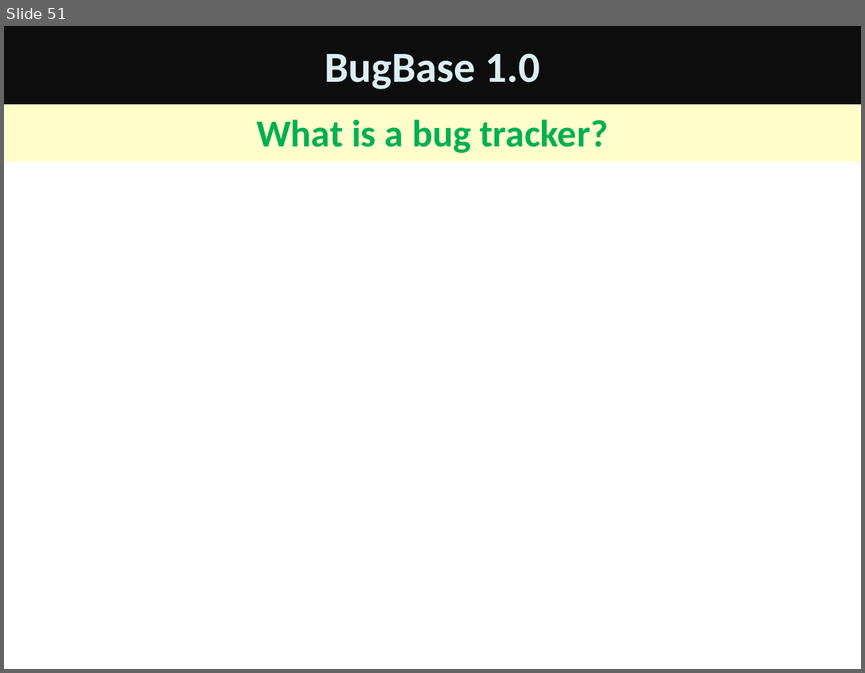
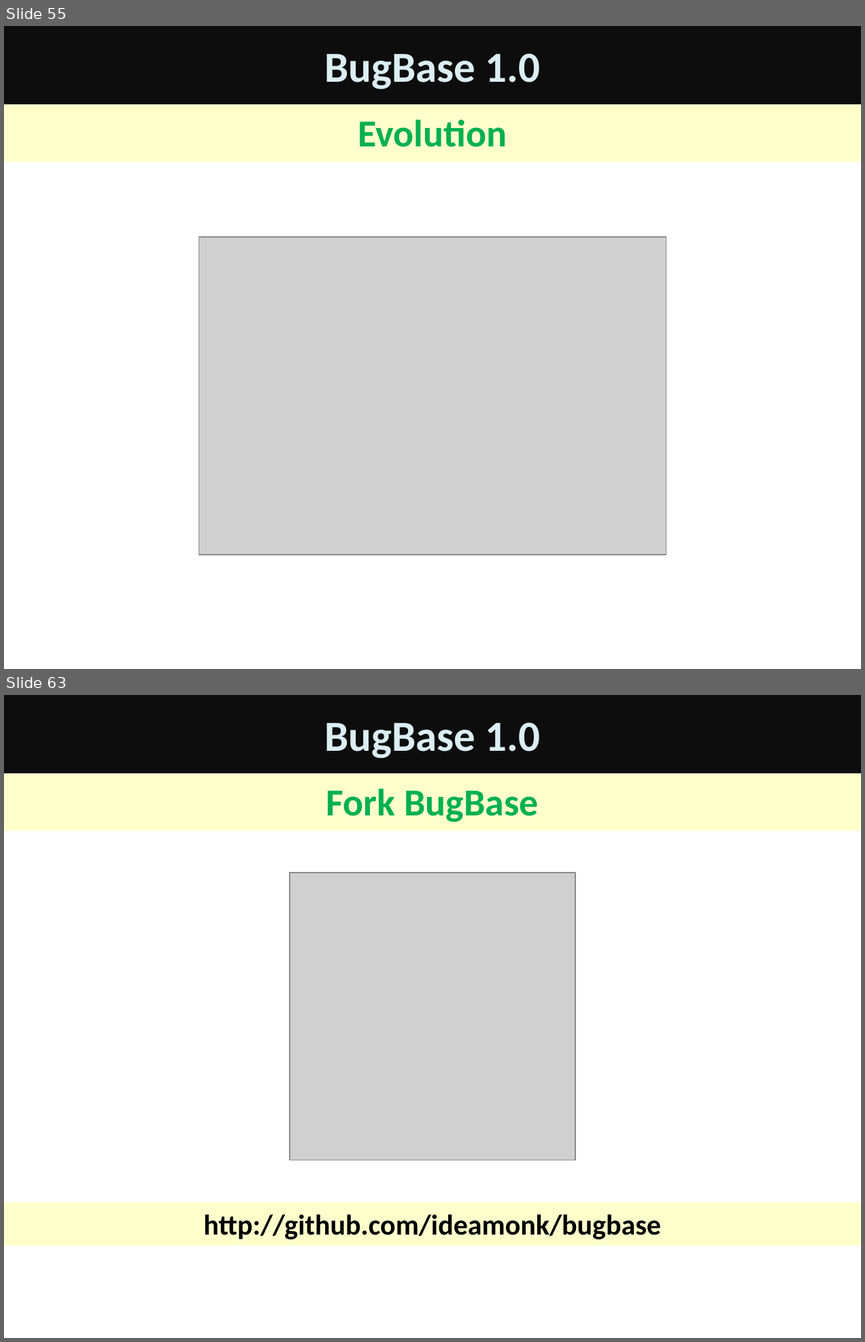
Before and after one commit to ideamonk/bugbase, a slide deck: advocacy/BugBase 1.pptx. Shown one above the other, each under a label of ours: slide 51 before the commit, slides 55 and 63 after it; the slides between them are not shown. The pictures are 865x673 and 865x1342 pixels, drawn with LibreOffice and Linux fonts; fonts in the diff are those of the drawing; grey boxes stand for pictures. Boxes give left, top, right and bottom in pixels: in the first picture for what was removed or moved away, otherwise in the second. Text is boxed around its words. In the diff, an @@ line names an element or a change of style, - is before the commit and + after.

Commit message:
done with advocacy presentation + invite to fork

```diff
--- a/advocacy/BugBase 1.pptx
+++ b/advocacy/BugBase 1.pptx
@@ slide 63 added at (x1=4, y1=695, x2=861, y2=1338), background #FFFFFF @@
@@ title added at (x1=4, y1=695, x2=861, y2=774), fill #0D0D0D, 36 pt, text #DBEEF4, bold @@
+BugBase 1.0
@@ subtitle added at (x1=4, y1=774, x2=861, y2=831), fill #FFFFCC, 32 pt, text #00B050, bold @@
+Fork BugBase
@@ picture added at (x1=290, y1=872, x2=575, y2=1159) @@
@@ rectangle added at (x1=4, y1=1202, x2=861, y2=1245), fill #FFFFCC, 24 pt, text #000000, bold @@
+http://github.com/ideamonk/bugbase
@@ what was slide 51 is now slide 55 @@
@@ slide 55 changed as well @@
@@ subtitle at (x1=358, y1=119, x2=507, y2=147): text changed @@
-What is a bug tracker?
+Evolution
@@ picture added at (x1=198, y1=237, x2=666, y2=554) @@
```
Also in this commit, not shown: 1 other slide changed, 13 other slides added.
